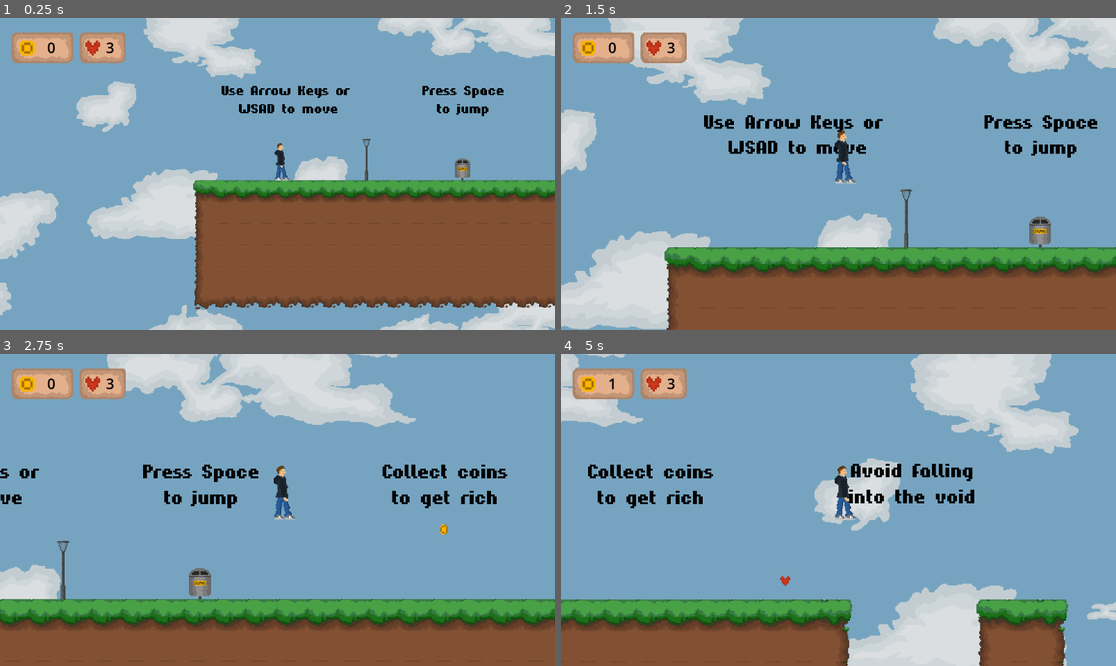
Above: before the commit, frames 1-4 (two rows, left to right).
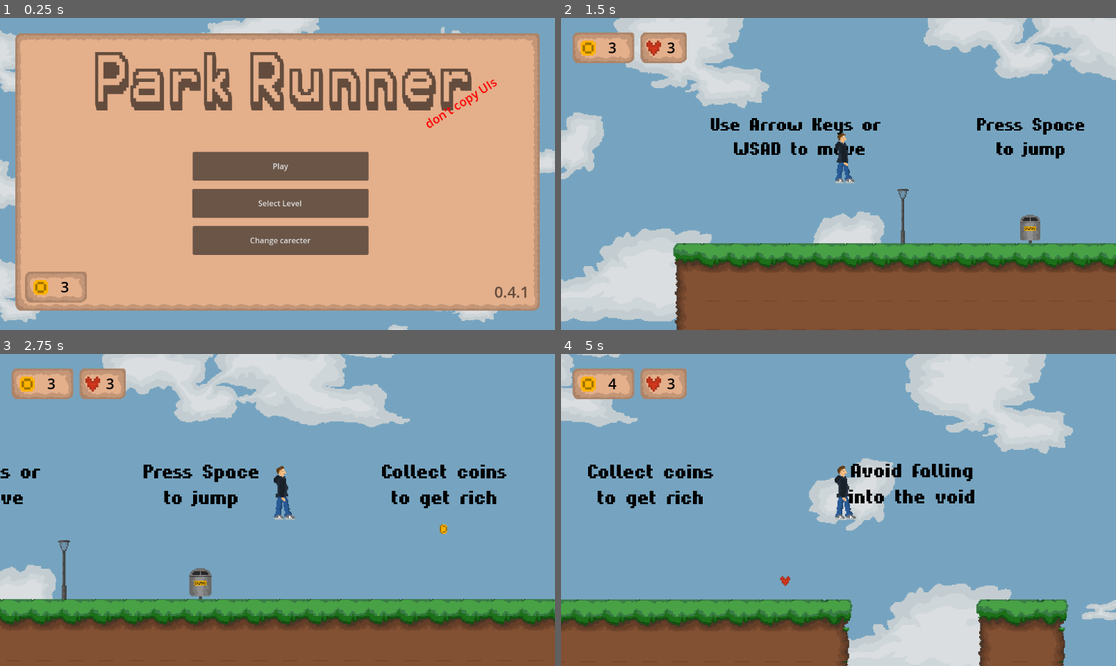
Above: after the commit, the same moments.

Repository: OriginalKitCat/the-treasure-of-treveldor
Game: Godot game, scene res://start screen.tscn
Two runs of this game, one before a commit and one after it. Both use one fixed random seed, a clock stepped at 60 frames per second and the inputs below. Before the commit the project starts from res://level0.tscn.
Inputs (mouse positions are in pixels of both pictures, inside the frame that each line leads up to):
- Up to frame 1 (0.25 s): no input
- Up to frame 2 (1.5 s): click (844, 167) at 0.5 s, where only the run after the commit has a clickable "Play"; tap Space at 1.25 s; hold Right (ui_right) from 1.28 s (still down); tap Alt at 1.35 s
- Up to frame 3 (2.75 s): keep holding Right (ui_right); tap Enter (ui_accept) at 1.52, 2.27 s; tap Space at 2 s; tap Shift at 2.1 s
- Up to frame 4 (5 s): tap Space at 2.75, 3.5, 4.25 s; release Right (ui_right) at 2.78 s; hold Left (ui_left) 2.78-3.53 s; tap Alt at 2.85, 4.35 s; hold Right (ui_right) from 3.53 s (still down); tap Shift at 3.6 s; tap Enter (ui_accept) at 3.77, 4.52 s

The runs differ from the first frame. In frame 1, 87% of the frame differs, in the area x 0-100%, y 0-100%; in frame 2, 13%; in frame 3, 2.9%; in frame 4, 2.0%.

Commit message:
made the ui the first thing disapear, shares now coins globaly (it was so hard to figure this out), the live system kills under 0 lives, you can now finish a level by passing the fountain and other stuff

Diff:
--- /dev/null
+++ b/coins_data.gd
@@ -0,0 +1,6 @@
+extends Node
+
+var coins_data = 3
+
+func setvalue(value: int):
+	coins_data = value
--- /dev/null
+++ b/fontaine.gd
@@ -0,0 +1,11 @@
+extends Area2D
+
+@onready var _animated_sprite = $Sprite2D
+
+func _ready() -> void:
+	_animated_sprite.play("fontaine")
+
+func _on_body_entered(body: Node2D) -> void:
+	if body.name == "player":
+		get_parent().finish_level()
+		print("test")
--- a/fontaine.tscn
+++ b/fontaine.tscn
@@ -1,7 +1,7 @@
-[gd_scene load_steps=9 format=3 uid="uid://dvy6fplm6rmk5"]
+[gd_scene load_steps=8 format=3 uid="uid://dvy6fplm6rmk5"]
 
 [ext_resource type="Texture2D" uid="uid://bwckg54amk15h" path="res://images/tree8.PNG" id="1_7488r"]
-[ext_resource type="Script" uid="uid://c841awgoudtlv" path="res://level_finish_fontaine.gd" id="2_uxqu0"]
+[ext_resource type="Script" uid="uid://ucuky1uk1d0" path="res://fontaine.gd" id="1_fcy1w"]
 
 [sub_resource type="RectangleShape2D" id="RectangleShape2D_pks2r"]
 size = Vector2(49, 8)
@@ -31,10 +31,8 @@
 "speed": 5.0
 }]
 
-[sub_resource type="RectangleShape2D" id="RectangleShape2D_7488r"]
-size = Vector2(59, 35)
-
 [node name="Area2D" type="Area2D"]
+script = ExtResource("1_fcy1w")
 
 [node name="CollisionShape2D" type="CollisionShape2D" parent="."]
 position = Vector2(0.5, 28)
@@ -49,11 +47,4 @@
 animation = &"fontaine"
 frame_progress = 0.14742462
 
-[node name="Area2D" type="Area2D" parent="."]
-script = ExtResource("2_uxqu0")
-
-[node name="CollisionShape2D" type="CollisionShape2D" parent="Area2D"]
-position = Vector2(0.5, 14.5)
-shape = SubResource("RectangleShape2D_7488r")
-
-[connection signal="body_entered" from="Area2D" to="Area2D" method="_on_body_entered"]
+[connection signal="body_entered" from="." to="." method="_on_body_entered"]
--- /dev/null
+++ b/global/data_res.gd
@@ -0,0 +1,7 @@
+extends Resource
+class_name CoinData
+
+@export var coins = 0
+
+func change_coins(value: int):
+	coins = value
--- a/level0.gd
+++ b/level0.gd
@@ -1,17 +1,23 @@
 extends Node2D
 
-var coins_collected = 0
+signal level_finished(updated_coins)
+
+var coins = CoinsData.coins_data
 var lives = 3
-
 
 func _ready():
 	$CanvasLayer/coin_panal/Label.text = str(lives)
+	$CanvasLayer/Control/Label.text = str(coins)  # Münzen-UI beim Start anzeigen
 
+func _physics_process(delta: float) -> void:
+	if lives < 0:
+		get_tree().change_scene_to_file("res://start screen.tscn")
+		queue_free()
 
 func collect_coin():
-	coins_collected += 1
-	print(coins_collected)
-	$CanvasLayer/Control/Label.text = str(coins_collected)
+	coins += 1
+	CoinsData.setvalue(coins)
+	$CanvasLayer/Control/Label.text = str(coins)
 
 func collect_live():
 	lives += 1
@@ -21,4 +27,7 @@
 	lives -= 1
 	$CanvasLayer/coin_panal/Label.text = str(lives)
 
-#func wind_towards(var wind_direction):
+func finish_level():
+	CoinsData.setvalue(coins)
+	get_tree().change_scene_to_file("res://start screen.tscn")
+	queue_free()
--- a/level0.tscn
+++ b/level0.tscn
@@ -18,6 +18,7 @@
 [ext_resource type="PackedScene" uid="uid://b2ew5v8bebpoh" path="res://livepanel.tscn" id="16_hl77w"]
 [ext_resource type="PackedScene" uid="uid://tuv01yrwll4k" path="res://bird_emeny.tscn" id="17_yuq3p"]
 [ext_resource type="PackedScene" uid="uid://b0ip2cxhix3m1" path="res://leaf_blower.tscn" id="18_nntbj"]
+[ext_resource type="PackedScene" uid="uid://dvy6fplm6rmk5" path="res://fontaine.tscn" id="19_jie2m"]
 
 [sub_resource type="PhysicsMaterial" id="PhysicsMaterial_ig7tw"]
 
@@ -210,6 +211,18 @@
 sus :/"
 horizontal_alignment = 1
 
+[node name="Label9" type="Label" parent="."]
+offset_left = 2391.0
+offset_top = 133.0
+offset_right = 2762.0
+offset_bottom = 211.0
+theme_override_colors/font_color = Color(0, 0, 0, 1)
+theme_override_fonts/font = ExtResource("4_5fe57")
+theme_override_font_sizes/font_size = 20
+text = "Touch the
+fontaine to finish"
+horizontal_alignment = 1
+
 [node name="grass_tiles" type="TileMapLayer" parent="."]
 position = Vector2(-2, 0)
 tile_map_data = PackedByteArray("AAAAAAoAAwAAAAAAAAABAAoAAwABAAAAAAACAAoAAwABAAAAAAADAAoAAwABAAAAAAAEAAoAAwABAAAAAAAFAA …(7456 unchanged characters)…
@@ -268,23 +281,26 @@
 [node name="Checkpoint" parent="." instance=ExtResource("12_2te8w")]
 position = Vector2(255, 310)
 
+[node name="Area2D" parent="." instance=ExtResource("19_jie2m")]
+position = Vector2(2576, 227)
+
 [connection signal="body_entered" from="grass_tiles/DeathZone" to="grass_tiles/DeathZone" method="_on_body_entered"]
-[connection signal="body_entered" from="grass_tiles/@Area2D@40866" to="grass_tiles/@Area2D@40866" method="_on_body_entered"]
-[connection signal="body_entered" from="grass_tiles/@Area2D@40867" to="grass_tiles/@Area2D@40867" method="_on_body_entered"]
-[connection signal="body_entered" from="grass_tiles/@Area2D@40868" to="grass_tiles/@Area2D@40868" method="_on_body_entered"]
-[connection signal="body_entered" from="grass_tiles/@Area2D@40869" to="grass_tiles/@Area2D@40869" method="_on_body_entered"]
-[connection signal="body_entered" from="grass_tiles/@Area2D@40870" to="grass_tiles/@Area2D@40870" method="_on_body_entered"]
-[connection signal="body_entered" from="grass_tiles/@Area2D@40871" to="grass_tiles/@Area2D@40871" method="_on_body_entered"]
-[connection signal="body_entered" from="grass_tiles/@Area2D@40872" to="grass_tiles/@Area2D@40872" method="_on_body_entered"]
-[connection signal="body_entered" from="grass_tiles/@Area2D@40873" to="grass_tiles/@Area2D@40873" method="_on_body_entered"]
-[connection signal="body_entered" from="grass_tiles/@Area2D@40874" to="grass_tiles/@Area2D@40874" method="_on_body_entered"]
-[connection signal="body_entered" from="grass_tiles/@Area2D@40875" to="grass_tiles/@Area2D@40875" method="_on_body_entered"]
-[connection signal="body_entered" from="grass_tiles/@Area2D@40876" to="grass_tiles/@Area2D@40876" method="_on_body_entered"]
-[connection signal="body_entered" from="grass_tiles/@Area2D@40877" to="grass_tiles/@Area2D@40877" method="_on_body_entered"]
-[connection signal="body_entered" from="grass_tiles/@Area2D@40878" to="grass_tiles/@Area2D@40878" method="_on_body_entered"]
-[connection signal="body_entered" from="grass_tiles/@Area2D@40879" to="grass_tiles/@Area2D@40879" method="_on_body_entered"]
-[connection signal="body_entered" from="grass_tiles/@Area2D@40880" to="grass_tiles/@Area2D@40880" method="_on_body_entered"]
-[connection signal="body_entered" from="grass_tiles/@Area2D@40881" to="grass_tiles/@Area2D@40881" method="_on_body_entered"]
-[connection signal="body_entered" from="grass_tiles/@Area2D@40882" to="grass_tiles/@Area2D@40882" method="_on_body_entered"]
-[connection signal="body_entered" from="grass_tiles/@Area2D@40883" to="grass_tiles/@Area2D@40883" method="_on_body_entered"]
-[connection signal="body_entered" from="grass_tiles/@Area2D@40884" to="grass_tiles/@Area2D@40884" method="_on_body_entered"]
+[connection signal="body_entered" from="grass_tiles/@Area2D@67748" to="grass_tiles/@Area2D@67748" method="_on_body_entered"]
+[connection signal="body_entered" from="grass_tiles/@Area2D@67749" to="grass_tiles/@Area2D@67749" method="_on_body_entered"]
+[connection signal="body_entered" from="grass_tiles/@Area2D@67750" to="grass_tiles/@Area2D@67750" method="_on_body_entered"]
+[connection signal="body_entered" from="grass_tiles/@Area2D@67751" to="grass_tiles/@Area2D@67751" method="_on_body_entered"]
+[connection signal="body_entered" from="grass_tiles/@Area2D@67752" to="grass_tiles/@Area2D@67752" method="_on_body_entered"]
+[connection signal="body_entered" from="grass_tiles/@Area2D@67753" to="grass_tiles/@Area2D@67753" method="_on_body_entered"]
+[connection signal="body_entered" from="grass_tiles/@Area2D@67754" to="grass_tiles/@Area2D@67754" method="_on_body_entered"]
+[connection signal="body_entered" from="grass_tiles/@Area2D@67755" to="grass_tiles/@Area2D@67755" method="_on_body_entered"]
+[connection signal="body_entered" from="grass_tiles/@Area2D@67756" to="grass_tiles/@Area2D@67756" method="_on_body_entered"]
+[connection signal="body_entered" from="grass_tiles/@Area2D@67757" to="grass_tiles/@Area2D@67757" method="_on_body_entered"]
+[connection signal="body_entered" from="grass_tiles/@Area2D@67758" to="grass_tiles/@Area2D@67758" method="_on_body_entered"]
+[connection signal="body_entered" from="grass_tiles/@Area2D@67759" to="grass_tiles/@Area2D@67759" method="_on_body_entered"]
+[connection signal="body_entered" from="grass_tiles/@Area2D@67760" to="grass_tiles/@Area2D@67760" method="_on_body_entered"]
+[connection signal="body_entered" from="grass_tiles/@Area2D@67761" to="grass_tiles/@Area2D@67761" method="_on_body_entered"]
+[connection signal="body_entered" from="grass_tiles/@Area2D@67762" to="grass_tiles/@Area2D@67762" method="_on_body_entered"]
+[connection signal="body_entered" from="grass_tiles/@Area2D@67763" to="grass_tiles/@Area2D@67763" method="_on_body_entered"]
+[connection signal="body_entered" from="grass_tiles/@Area2D@67764" to="grass_tiles/@Area2D@67764" method="_on_body_entered"]
+[connection signal="body_entered" from="grass_tiles/@Area2D@67765" to="grass_tiles/@Area2D@67765" method="_on_body_entered"]
+[connection signal="body_entered" from="grass_tiles/@Area2D@67766" to="grass_tiles/@Area2D@67766" method="_on_body_entered"]
--- a/level_finish_fontaine.gd
+++ b/level_finish_fontaine.gd
@@ -1,6 +1,9 @@
 extends Area2D
 
-@onready var startscreen =
+
+
 
 func _on_body_entered(body: Node2D) -> void:
-	pass # Replace with function body.
+	if body.name == "Player":
+		get_parent().finish_level()
+		print("test")
--- a/project.godot
+++ b/project.godot
@@ -11,9 +11,13 @@
 [application]
 
 config/name="the-treasure-of-treveldor"
-run/main_scene="uid://bqtlf303cs6qf"
+run/main_scene="uid://bshmowlempr00"
 config/features=PackedStringArray("4.5", "Forward Plus")
 config/icon="res://icon.svg"
+
+[autoload]
+
+CoinsData="*res://coins_data.gd"
 
 [editor_plugins]
 
--- a/start_screen.gd
+++ b/start_screen.gd
@@ -4,10 +4,11 @@
 @onready var player = $player
 var currentlevel = 0
 var load_this_level
+var coins = CoinsData.coins_data
 
 func _ready() -> void:
 	$Control/version.text = version
-
+	$Control/coin_panal/Label.text = str(coins)
 
 
 func _on_play_button_button_down() -> void:
@@ -18,3 +19,8 @@
 
 func levelup():
 	load_this_level += 1
+
+func _on_level_finished(updated_coins):
+	coins = updated_coins
+	print("Coins: ", coins)
+	self.show()
Not shown, added: coins_data.gd.uid
Not shown, added: fontaine.gd.uid
Not shown, added: global/data_res.gd.uid
Not shown: 1 places in level0.tscn that only renumber resources
